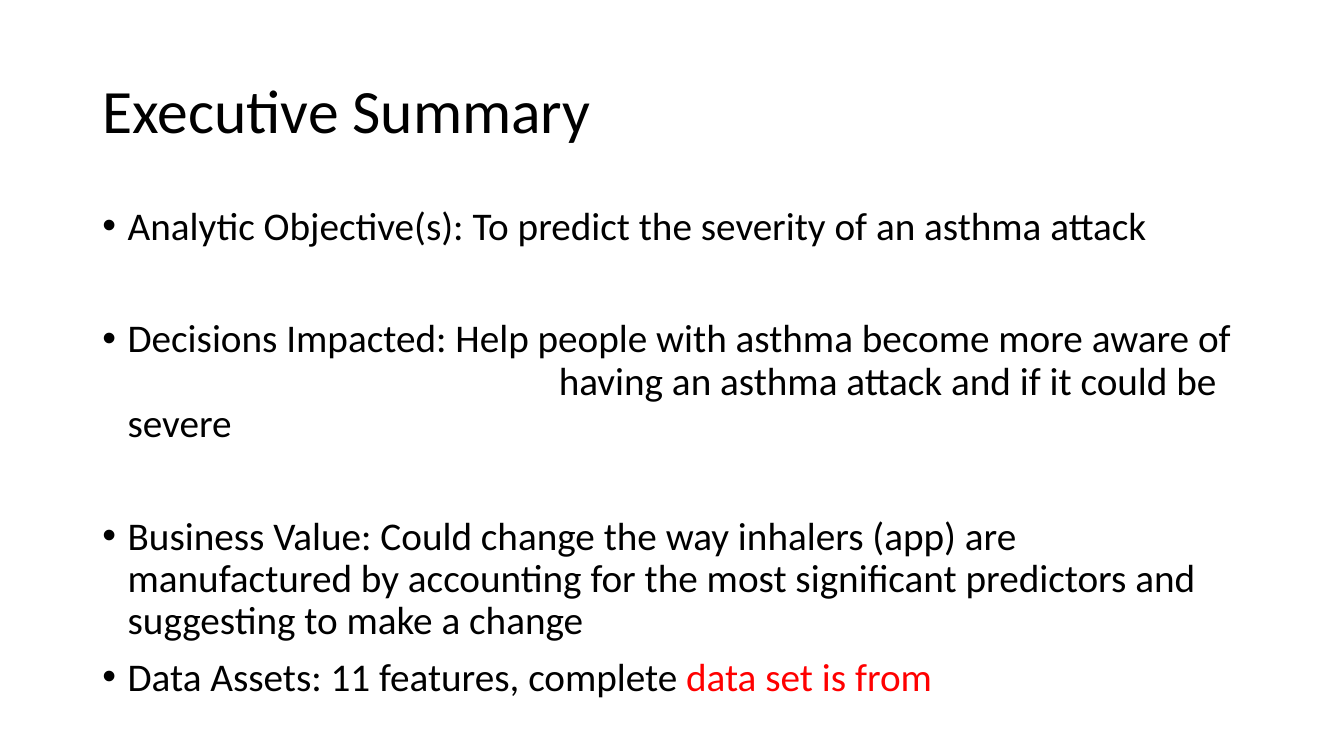
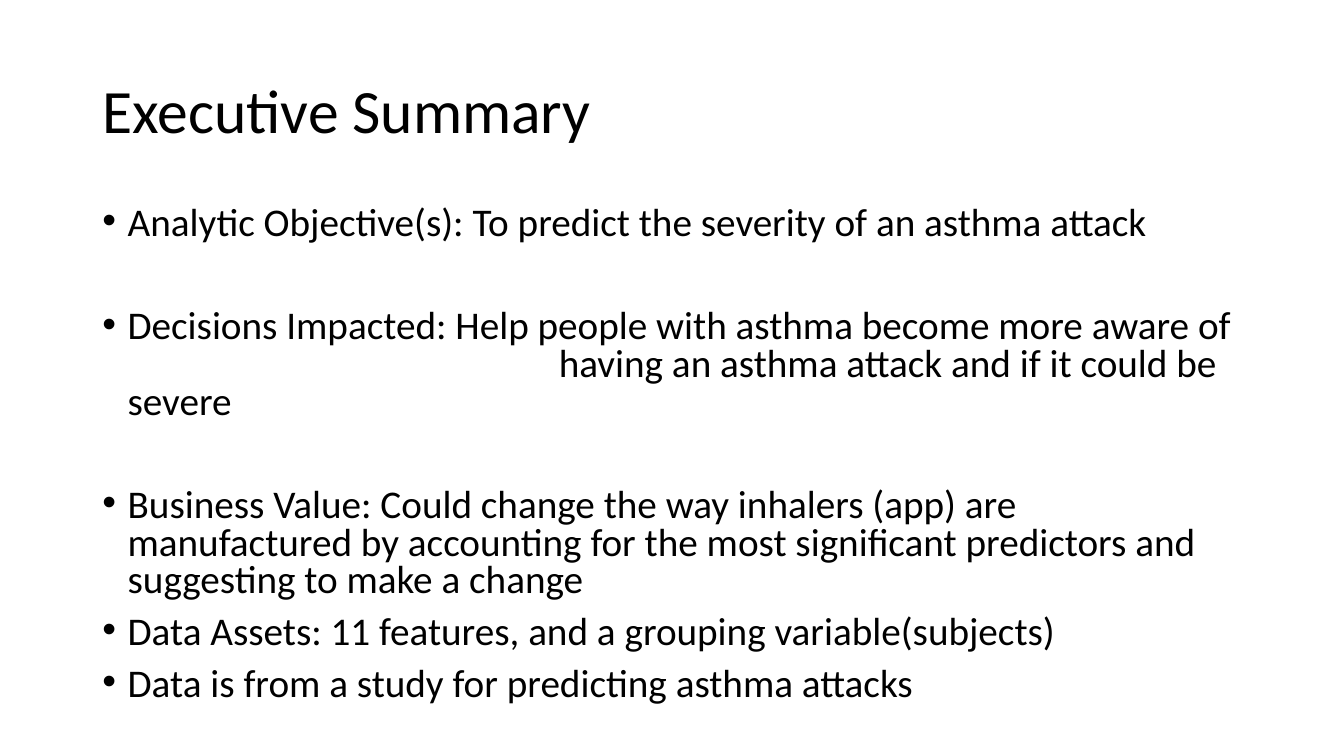
Before and after one commit to donaldsonm731/Asthma_Prediction, a slide deck: slide 2 of Mid_Semester_Pres.pptx. Drawn at 1344x756 pixels with LibreOffice and Linux fonts; fonts in the diff are those of the drawing. Boxes give left, top, right and bottom in pixels: in the first picture for what was removed or moved away, otherwise in the second. Text is boxed around its words. In the diff, an @@ line names an element or a change of style, - is before the commit and + after.

```diff
--- a/Mid_Semester_Pres.pptx
+++ b/Mid_Semester_Pres.pptx
@@ text at <box>128,207,1231,600</box>: line spacing 0.9 to 0.8 @@
@@ text at <box>128,616,1055,704</box>: text changed @@
-• Data Assets: 11 features, complete data set is from
+• Data Assets: 11 features, and a grouping variable(subjects)
+• Data is from a study for predicting asthma attacks
```
Also in this commit, not shown: 4 other slides changed, 2 other files.
